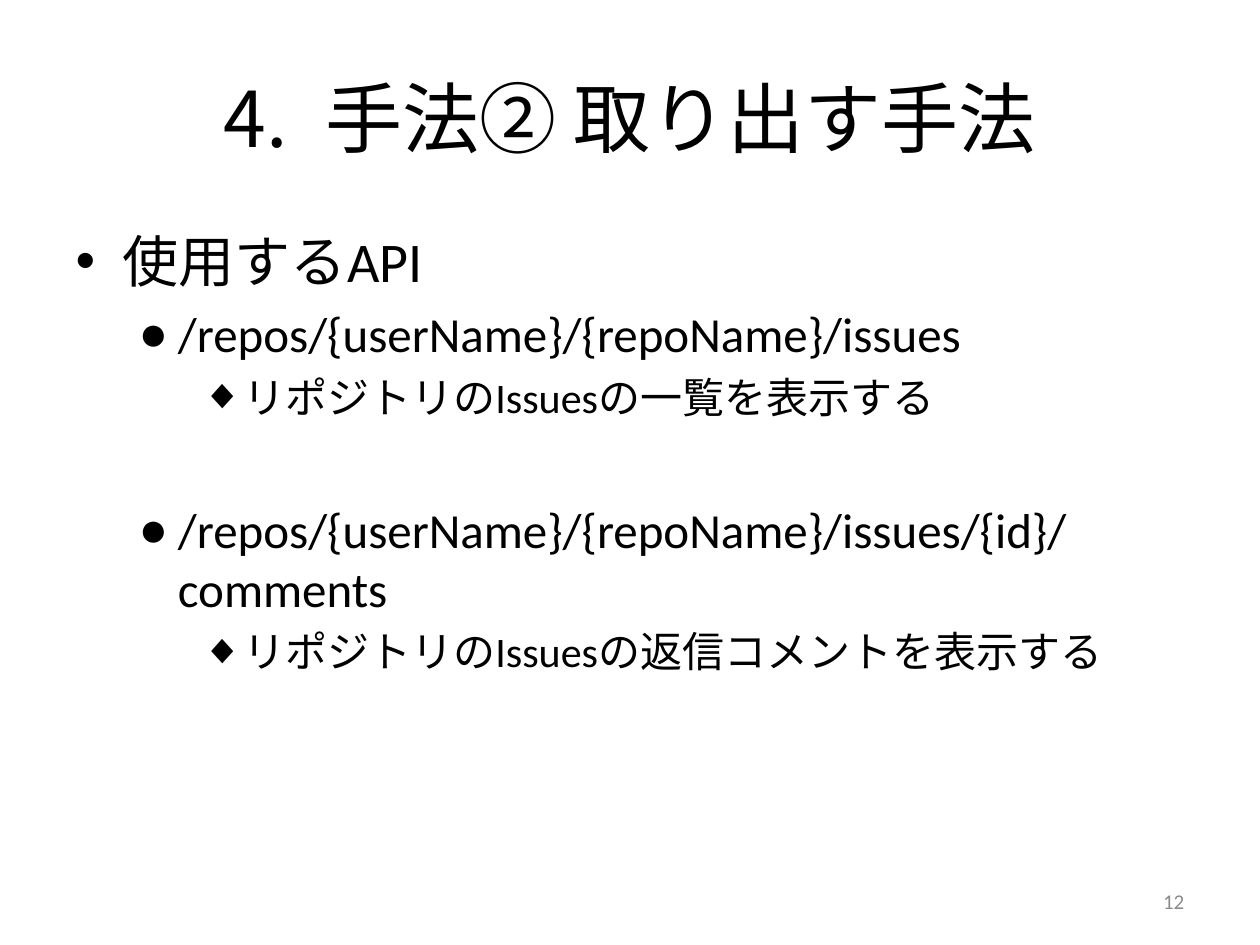
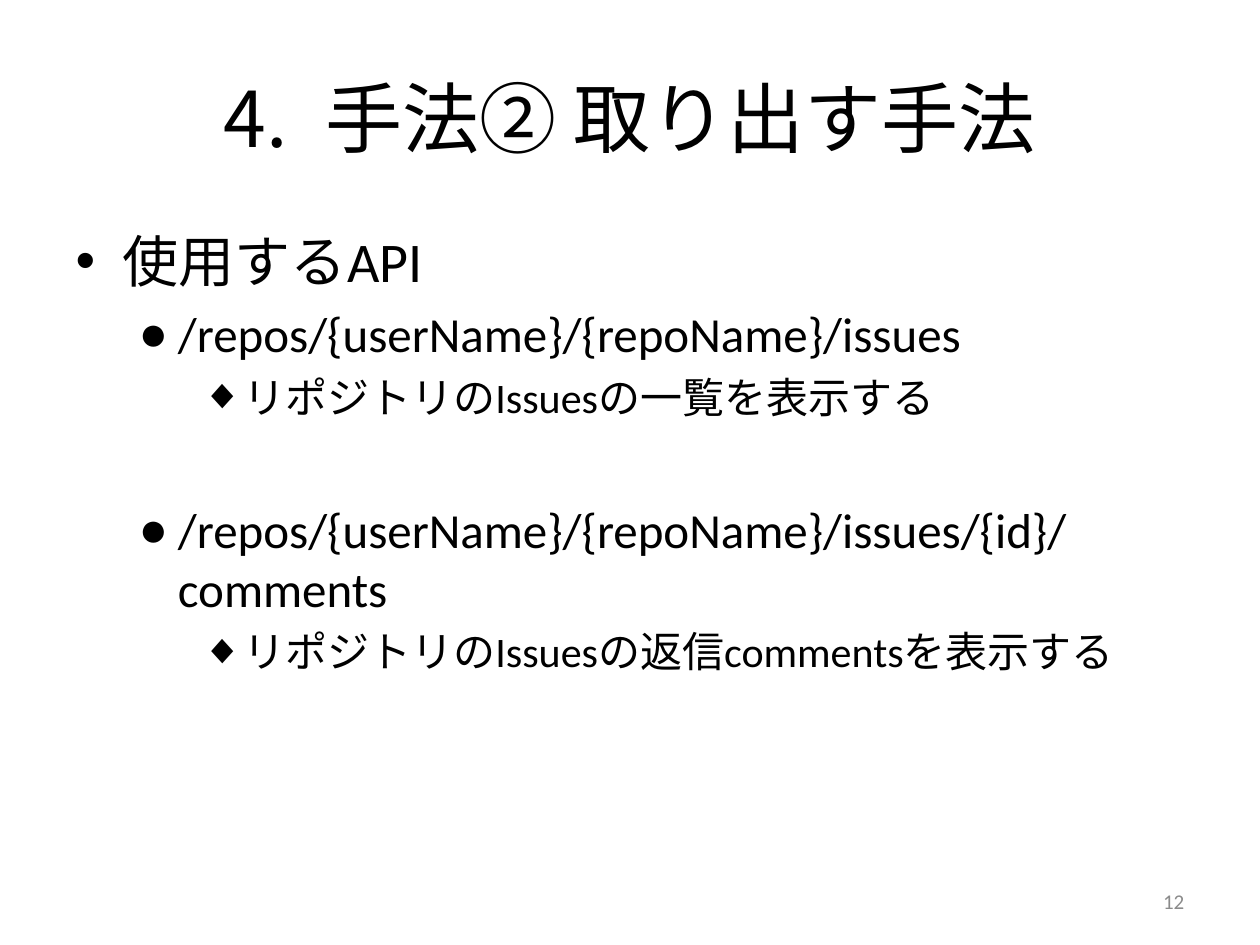
Before and after one commit to keimatsui/kadai, a slide deck: slide 12 of 卒業論文/2012/工藤亮/卒論発表（工藤）.pptx. Drawn at 1260x945 pixels with LibreOffice and Linux fonts; fonts in the diff are those of the drawing. Boxes give left, top, right and bottom in pixels: in the first picture for what was removed or moved away, otherwise in the second. Text is boxed around its words. In the diff, an @@ line names an element or a change of style, - is before the commit and + after.

```diff
--- a/卒業論文/2012/工藤亮/卒論発表（工藤）.pptx
+++ b/卒業論文/2012/工藤亮/卒論発表（工藤）.pptx
@@ text at box(243, 631, 1114, 671): text changed @@
-    ◆ リポジトリのIssuesの返信コメントを表示する
+    ◆ リポジトリのIssuesの返信commentsを表示する
```
Also in this commit, not shown: 8 other slides changed, 1 slide removed, 1 other file.
